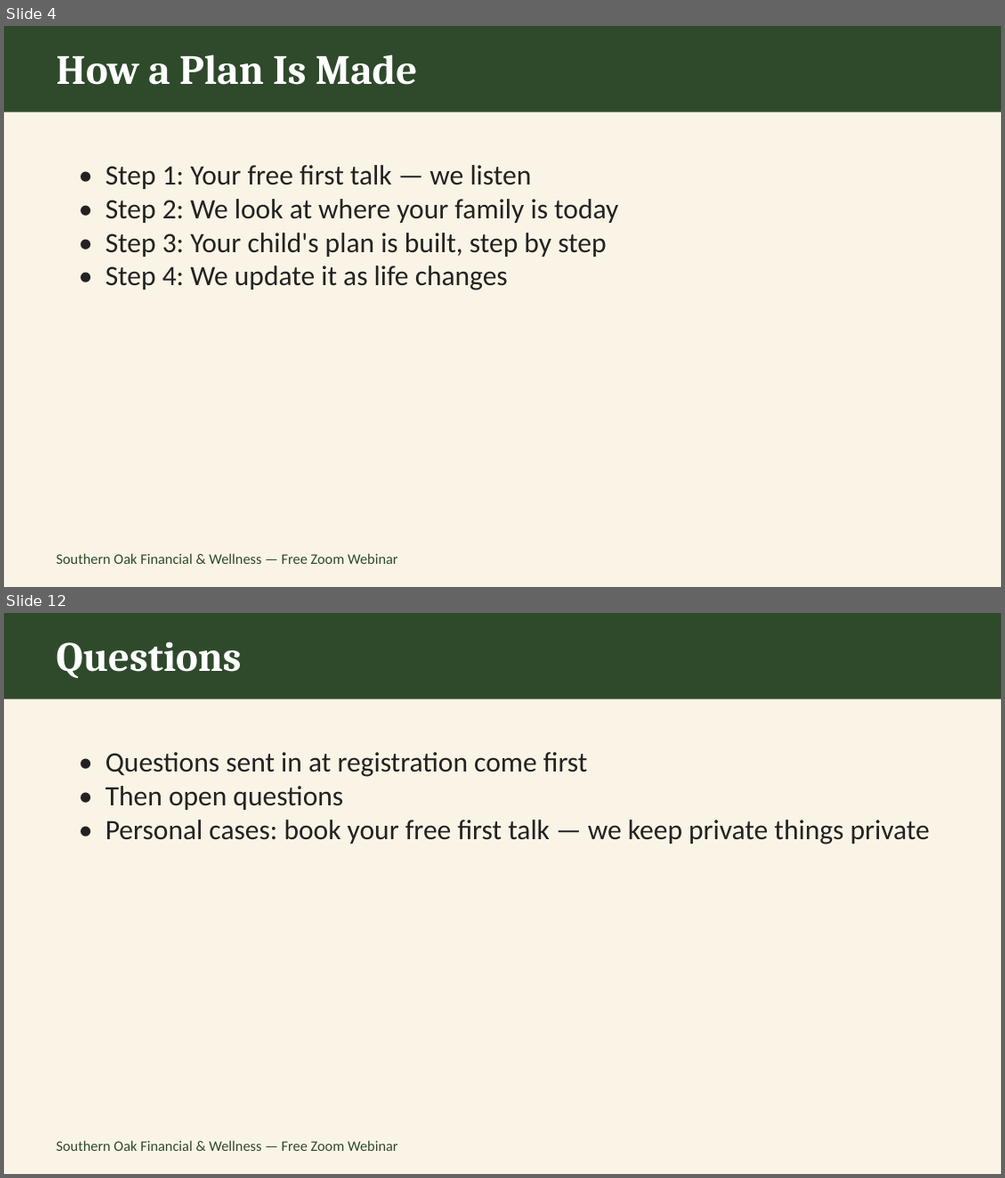
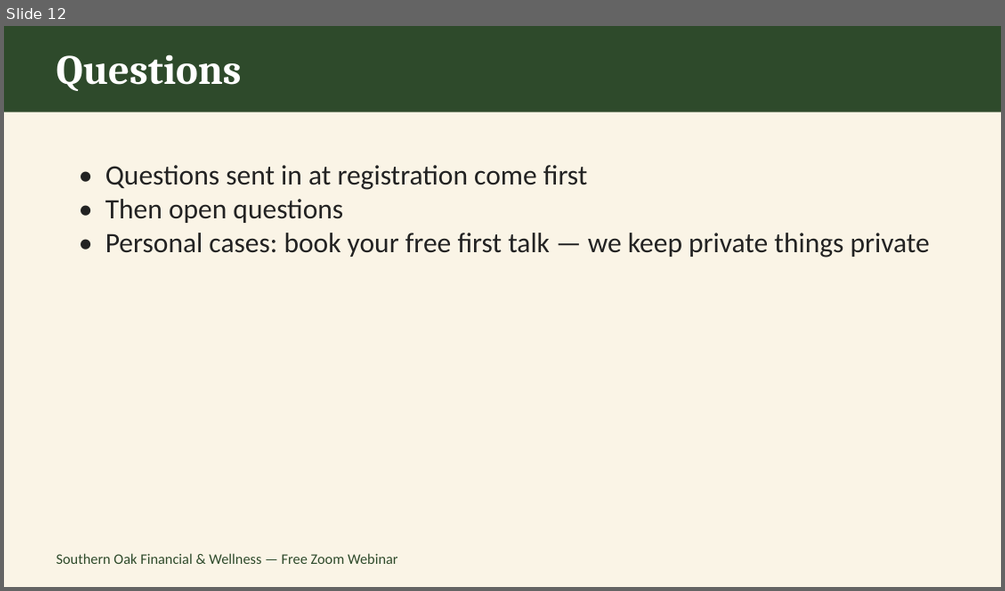
Before and after one commit to southernoakfw-ja/southernoakfw-ja.github.io, a slide deck: assets/Clear-Plan-Webinar-Dec11.pptx. Shown one above the other, each under a label of ours: slides 4 and 12 before the commit, slide 12 after it; the slides between them are not shown. The pictures are 1005x1178 and 1005x591 pixels, drawn with LibreOffice and Linux fonts; fonts in the diff are those of the drawing. Boxes give left, top, right and bottom in pixels: in the first picture for what was removed or moved away, otherwise in the second. Text is boxed around its words. In the diff, an @@ line names an element or a change of style, - is before the commit and + after.

```diff
--- a/assets/Clear-Plan-Webinar-Dec11.pptx
+++ b/assets/Clear-Plan-Webinar-Dec11.pptx
@@ slide 4 removed at (4,26,1001,587), background #FFFFFF @@
@@ rectangle removed at (4,26,1001,587) @@
@@ rectangle removed at (4,26,1001,112) @@
@@ text removed at (57,54,417,85) @@
-How a Plan Is Made
@@ text removed at (105,165,618,290) @@
-• Step 1: Your free first talk — we listen
-• Step 2: We look at where your family is today
-• Step 3: Your child's plan is built, step by step
-• Step 4: We update it as life changes
@@ text removed at (57,553,398,564) @@
-Southern Oak Financial & Wellness — Free Zoom Webinar
```
Also in this commit, not shown: 9 slides changed, 2 slides added, 1 other slide removed, 7 other files.
